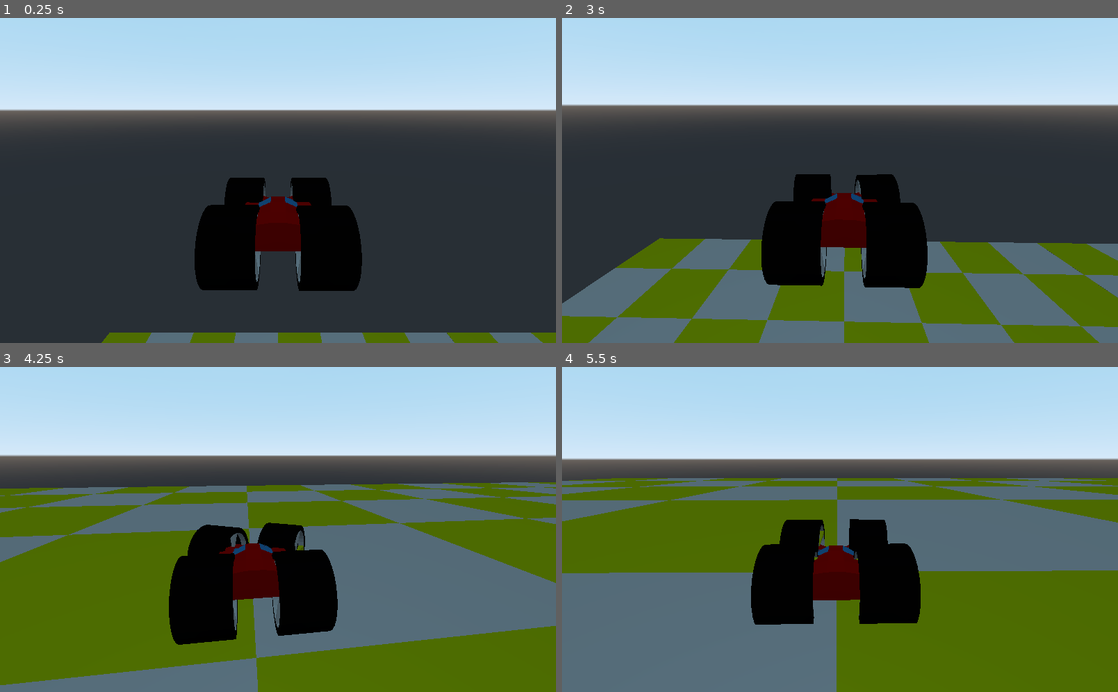
Above: before the commit, frames 1-4 (two rows, left to right).
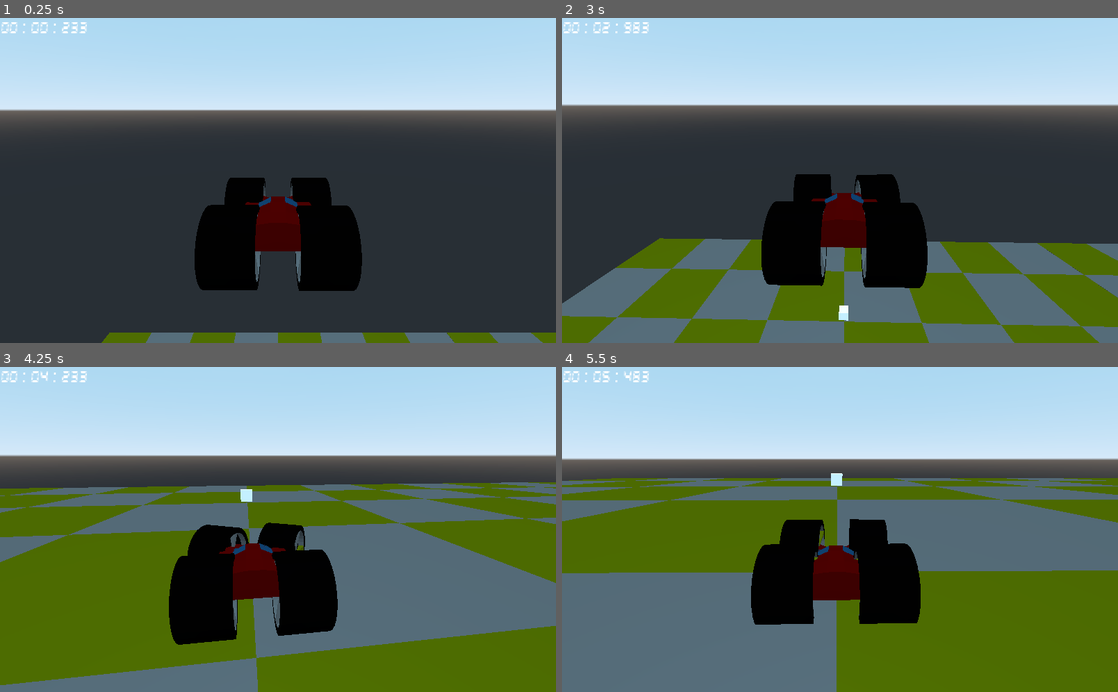
Above: after the commit, the same moments.

Repository: jilhoe63/L3DTEProject
Game: Godot game, scene res://Scenes/Test_scene.tscn
Two runs of this game, one before a commit and one after it. Both use one fixed random seed, a clock stepped at 60 frames per second and the inputs below. The project has no main scene, so this scene is started directly.
Inputs (mouse positions are in pixels of both pictures, inside the frame that each line leads up to):
- Up to frame 1 (0.25 s): no input
- Up to frame 2 (3 s): move the mouse to (867, 180) at 0.52 s; hold A (A) 0.53-1.28 s; tap D (D) at 0.8, 1.35 s; move the mouse to (812, 180) at 1.27 s; tap S (S) at 1.55 s; move the mouse to (851, 174) at 2.02 s; hold S (S) 2.03-2.78 s; tap A (A) at 2.3, 2.85 s; move the mouse to (834, 187) at 2.77 s
- Up to frame 3 (4.25 s): tap D (D) at 3.05 s; move the mouse to (316, 532) at 3.52 s; hold D (D) from 3.53 s (still down); tap S (S) at 3.8 s
- Up to frame 4 (5.5 s): move the mouse to (795, 526) at 4.27 s; release D (D) at 4.28 s; tap S (S) at 4.35 s; tap A (A) at 4.55 s; move the mouse to (845, 529) at 5.02 s; hold Space (SPACE) from 5.03 s (still down); tap D (D) at 5.3 s

The runs differ from the first frame. In frame 1, 0.2% of the frame differs, in the area x 0-16%, y 1-5%; in frame 2, 0.3%, in the area x 0-52%, y 1-94%; in frame 3, 0.3%; in frame 4, 0.3%.

Commit message:
Timer now exists and works.

Diff:
--- a/Scenes/Camera.gd
+++ b/Scenes/Camera.gd
@@ -17,6 +17,3 @@
 		if event is InputEventMouseMotion:
 			rotation_degrees.x = clamp(rotation_degrees.x-event.relative.y*0.1,-45,45)
 			rotation_degrees.y -= event.relative.x*0.1
-
-
-#aaaaaaaaaabfqbafuoqbauovfniaop
--- a/Scenes/Test_scene.tscn
+++ b/Scenes/Test_scene.tscn
@@ -1,14 +1,14 @@
-[gd_scene load_steps=8 format=2]
+[gd_scene load_steps=13 format=2]
 
 [ext_resource path="res://Scenes/Test_car.tscn" type="PackedScene" id=1]
 [ext_resource path="res://Scenes/Rigid_Body_Test.tscn" type="PackedScene" id=2]
 [ext_resource path="res://Object Files/Test_field.obj" type="ArrayMesh" id=3]
+[ext_resource path="res://Fonts/DS-DIGIT.TTF" type="DynamicFontData" id=4]
+[ext_resource path="res://Scenes/Timer_Label.gd" type="Script" id=5]
 
 [sub_resource type="GDScript" id=4]
 script/source = "extends Spatial
 
-
-var time = 0
 "
 
 [sub_resource type="BoxShape" id=1]
@@ -27,6 +27,13 @@
 fog_depth_enabled = false
 fog_depth_begin = 100.0
 dof_blur_far_distance = 200.0
+
+[sub_resource type="BoxShape" id=6]
+
+[sub_resource type="BoxShape" id=7]
+
+[sub_resource type="DynamicFont" id=5]
+font_data = ExtResource( 4 )
 
 [node name="Test_scene" type="Spatial"]
 script = SubResource( 4 )
@@ -104,10 +111,10 @@
 transform = Transform( 1, 0, 0, 0, 1, 0, 0, 0, 1, 99.9291, 8.73417, 28.9666 )
 
 [node name="Rigid_Body_Test5" parent="." instance=ExtResource( 2 )]
-transform = Transform( 1, 0, 0, 0, 1, 0, 0, 0, 1, 99.5597, 9.0119, 25.9105 )
+transform = Transform( 1, 0, 0, 0, 1, 0, 0, 0, 1, -0.386995, 1.43841, 25.9105 )
 
 [node name="Rigid_Body_Test6" parent="." instance=ExtResource( 2 )]
-transform = Transform( 1, 0, 0, 0, 1, 0, 0, 0, 1, 99.6262, 11.4232, 27.842 )
+transform = Transform( 1, 0, 0, 0, 1, 0, 0, 0, 1, -0.122097, 1.57623, -34.733 )
 
 [node name="WorldEnvironment" type="WorldEnvironment" parent="."]
 environment = SubResource( 2 )
@@ -115,4 +122,30 @@
 [node name="Area Timer start" type="Area" parent="."]
 transform = Transform( 1, 0, 0, 0, 1, 0, 0, 0, 1, 0, 1.37291, -33 )
 
+[node name="CollisionShape" type="CollisionShape" parent="Area Timer start"]
+shape = SubResource( 6 )
+
 [node name="Area Timer stop" type="Area" parent="."]
+transform = Transform( 1, 0, 0, 0, 1, 0, 0, 0, 1, 0, 0, 21.2003 )
+
+[node name="CollisionShape" type="CollisionShape" parent="Area Timer stop"]
+shape = SubResource( 7 )
+
+[node name="CanvasLayer" type="CanvasLayer" parent="."]
+
+[node name="Control" type="Control" parent="CanvasLayer"]
+margin_right = 40.0
+margin_bottom = 40.0
+rect_scale = Vector2( 2, 2 )
+
+[node name="Label" type="Label" parent="CanvasLayer/Control"]
+margin_right = 100.0
+margin_bottom = 30.0
+custom_fonts/font = SubResource( 5 )
+text = "00:00:000
+this is a test
+02:23:034"
+script = ExtResource( 5 )
+
+[connection signal="body_entered" from="Area Timer start" to="CanvasLayer/Control/Label" method="_on_Area_Timer_start_body_entered"]
+[connection signal="body_entered" from="Area Timer stop" to="CanvasLayer/Control/Label" method="_on_Area_Timer_stop_body_entered"]
--- /dev/null
+++ b/Scenes/Timer_Label.gd
@@ -0,0 +1,31 @@
+extends Label
+
+var time = 0
+var timer_on = false
+
+func _process(delta):
+	if(timer_on):
+		time += delta
+
+	var mils = fmod(time,1)*1000
+	var secs = fmod(time,60)
+	var mins = fmod(time, 60*60) / 60
+
+	var time_passed = "%02d : %02d : %03d" % [mins,secs,mils]
+	text = time_passed
+
+	pass
+
+func _ready():
+	pass # Replace with function body.
+
+func _on_Area_Timer_start_body_entered(body):
+	timer_on = true
+	print("timer start")
+	pass # Replace with function body.
+
+
+func _on_Area_Timer_stop_body_entered(body):
+	timer_on = false
+	print("timer stop")
+	pass # Replace with function body.
--- a/Scenes/VehicleBody.gd
+++ b/Scenes/VehicleBody.gd
@@ -18,7 +18,7 @@
 
 	var brake_input = Input.get_action_strength("SPACE")
 	brake = brake_power*brake_input
-	print(brake)
+	#print(brake)
 
 func _ready():
 	pass
Not shown, added: Fonts/DIGITAL.TXT
Binary file added: Fonts/DS-DIGI.TTF
Binary file added: Fonts/DS-DIGIB.TTF
Binary file added: Fonts/DS-DIGII.TTF
Binary file added: Fonts/DS-DIGIT.TTF
Binary file added: Fonts/alarmclock.ttf
